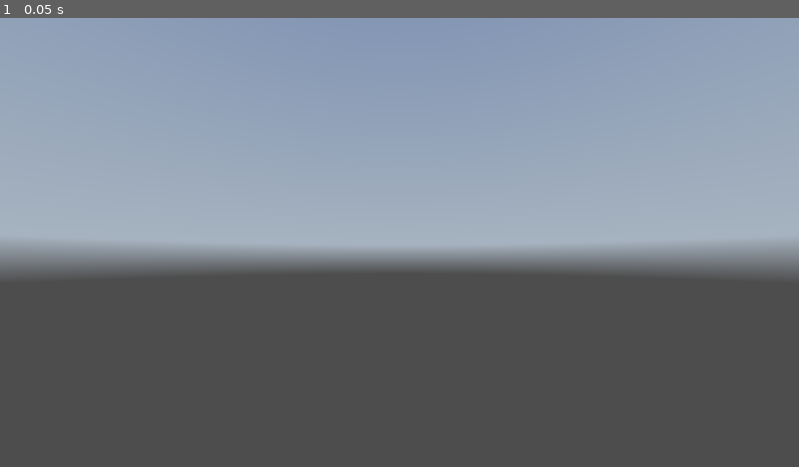
Above: before the commit, frame 1.
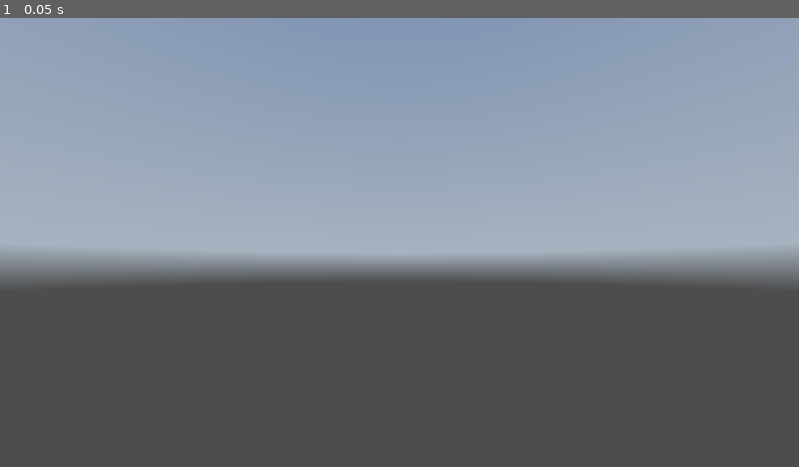
Above: after the commit, the same moment.

Repository: HackTechDev/VuMeterAudio_G4
Game: Godot game, scene res://node_3d.tscn
The game is run twice, just before and just after one commit, with the same random seed, the same clock (stepped at 60 frames per second) and the same inputs. A sky picture missing from this copy of the repository is replaced by a grey-blue gradient.
Inputs:
- Up to frame 1 (0.05 s): no input

The runs differ from the first frame. In frame 1, 3.5% of the frame differs, in the area x 18-82%, y 51-58%.

Commit message:
[Update] Led

Diff:
--- a/node_3d.tscn
+++ b/node_3d.tscn
@@ -90,7 +90,7 @@
 script = ExtResource("1_2a1gg")
 
 [node name="Camera3D" type="Camera3D" parent="."]
-transform = Transform3D(1, 0, 0, 0, 0.998344, -0.0575292, 0, 0.0575292, 0.998344, 6.02259, 3.58531, 8.34327)
+transform = Transform3D(0.840074, -0.0458848, -0.540528, 0, 0.996416, -0.0845846, 0.542472, 0.0710573, 0.837063, -0.252473, 3.79753, 14.881)
 
 [node name="Floor" type="StaticBody3D" parent="."]
 visible = false
